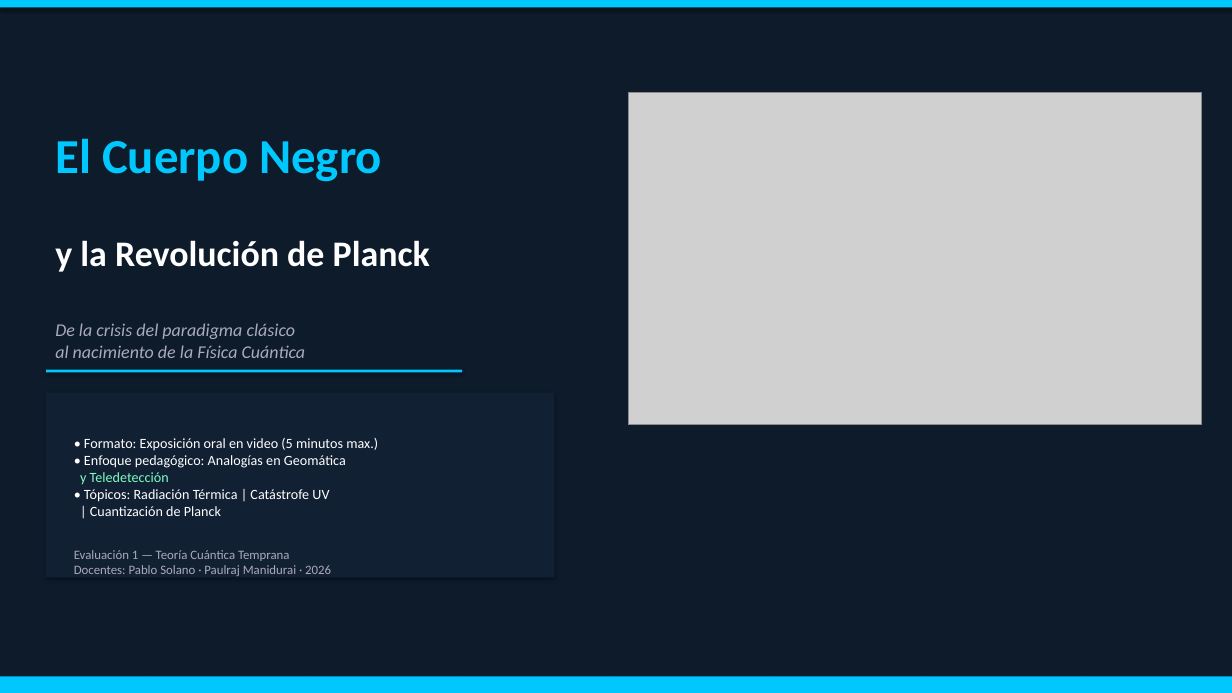
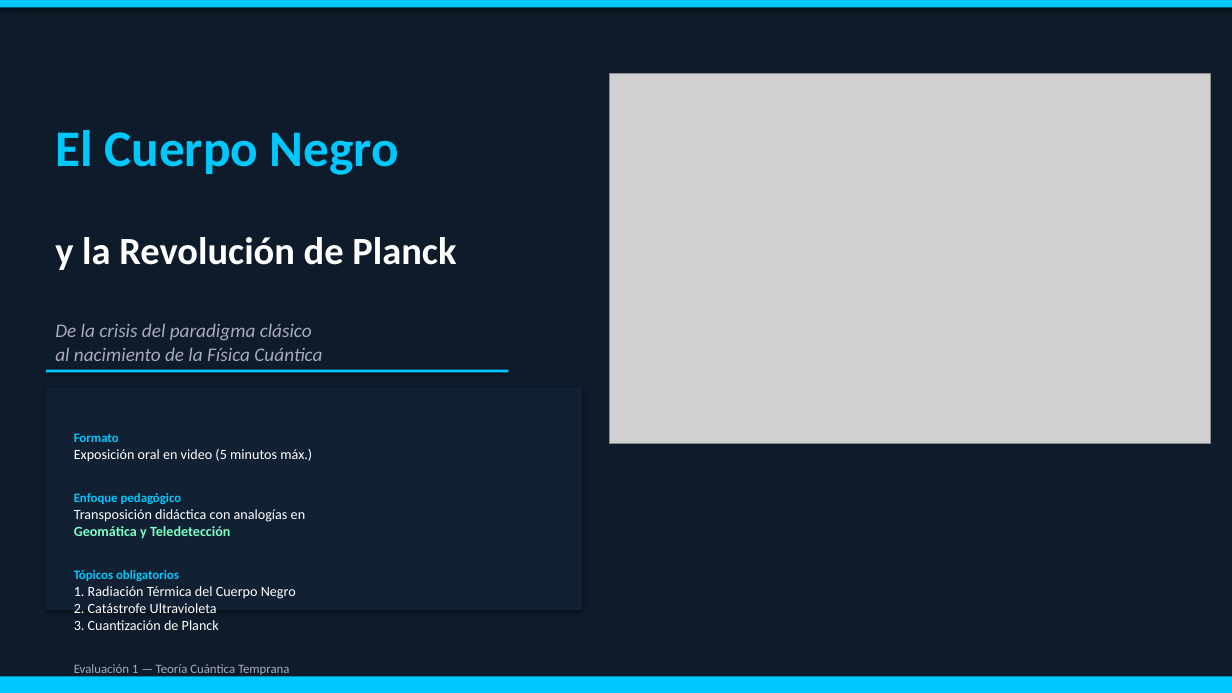
Before and after one commit to georaiser/DiplomadoFisicaModerna, a slide deck: slide 1 of 02_TeoriaCuanticaTemprana/Evaluacion/Evaluacion_1_Presentacion.pptx. Drawn at 1232x693 pixels with LibreOffice and Linux fonts; fonts in the diff are those of the drawing; grey boxes stand for pictures. Boxes give left, top, right and bottom in pixels: in the first picture for what was removed or moved away, otherwise in the second. Text is boxed around its words. In the diff, an @@ line names an element or a change of style, - is before the commit and + after.

```diff
--- a/02_TeoriaCuanticaTemprana/Evaluacion/Evaluacion_1_Presentacion.pptx
+++ b/02_TeoriaCuanticaTemprana/Evaluacion/Evaluacion_1_Presentacion.pptx
@@ text "El Cuerpo Negro": place and size @@
-text "El Cuerpo Negro" at bbox=[55, 138, 382, 182]
+text "El Cuerpo Negro" at bbox=[55, 130, 399, 175]
@@ text "El Cuerpo Negro" at bbox=[55, 130, 399, 175]: size 38 to 40 pt @@
@@ picture: place and size @@
-picture at bbox=[628, 92, 1202, 425]
+picture at bbox=[610, 74, 1211, 444]
@@ text "y la Revolución de Planck" at bbox=[55, 237, 456, 270]: size 28 to 30 pt @@
@@ text "De la crisis del paradigma ..." at bbox=[55, 323, 322, 361]: size 14 to 15 pt @@
@@ rectangle: place and size @@
-rectangle at bbox=[46, 370, 462, 372]
+rectangle at bbox=[46, 370, 508, 372]
@@ rectangle: place and size @@
-rectangle at bbox=[46, 393, 555, 578]
+rectangle at bbox=[46, 388, 582, 610]
@@ text at bbox=[74, 433, 312, 630]: text changed @@
-• Formato: Exposición oral en video (5 minutos max.)
-• Enfoque pedagógico: Analogías en Geomática
-y Teledetección
-• Tópicos: Radiación Térmica | Catástrofe UV
-| Cuantización de Planck
+Formato
+Exposición oral en video (5 minutos máx.)
+Enfoque pedagógico
+Transposición didáctica con analogías en
+Geomática y Teledetección
+Tópicos obligatorios
+1. Radiación Térmica del Cuerpo Negro
+2. Catástrofe Ultravioleta
+3. Cuantización de Planck
```
Also in this commit, not shown: 4 other slides changed, 7 other files.
